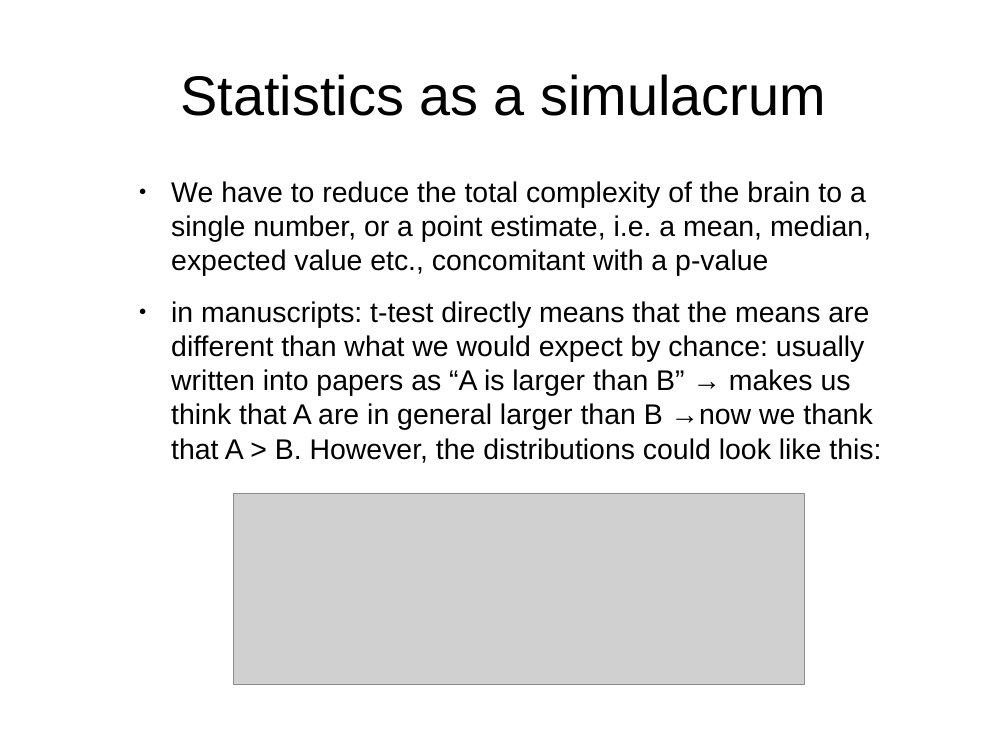
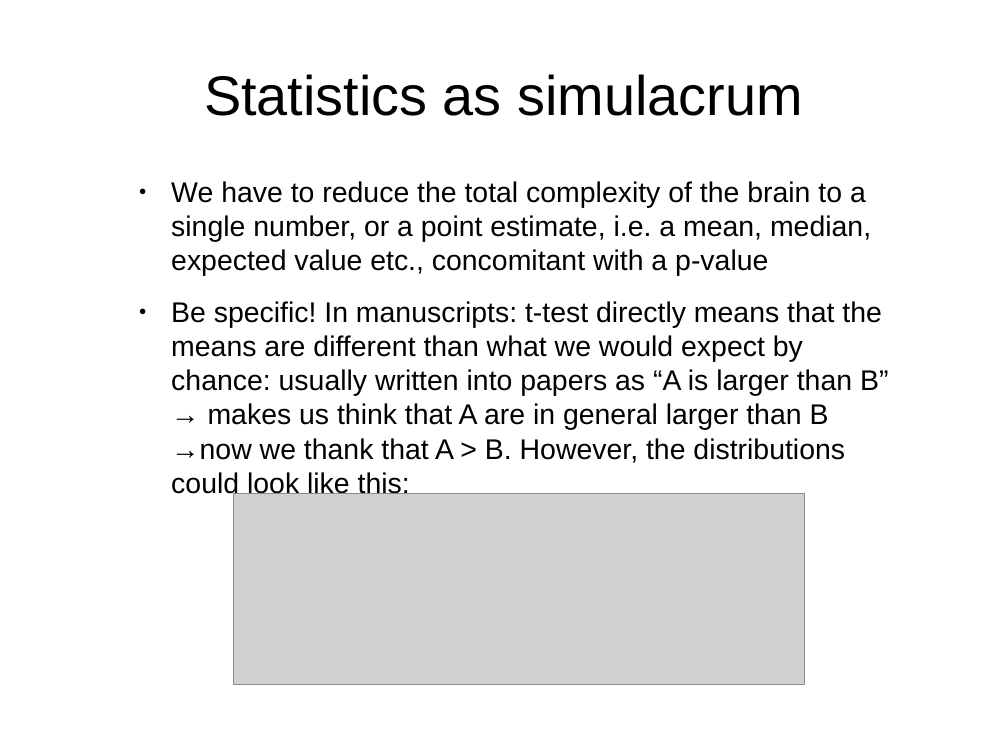
Before and after one commit to mfromano/micro-control, a slide deck: slide 13 of Schematics/figures_for_presentation_friday.odp (slide 8 before the commit). Drawn at 1008x756 pixels with LibreOffice and Linux fonts; fonts in the diff are those of the drawing; grey boxes stand for pictures. Boxes give left, top, right and bottom in pixels: in the first picture for what was removed or moved away, otherwise in the second. Text is boxed around its words. In the diff, an @@ line names an element or a change of style, - is before the commit and + after.

```diff
--- a/Schematics/figures_for_presentation_friday.odp
+++ b/Schematics/figures_for_presentation_friday.odp
@@ title at bbox=[204, 74, 803, 116]: text changed @@
-Statistics as a simulacrum
+Statistics as simulacrum
@@ text at bbox=[171, 301, 888, 498]: text changed @@
-● in manuscripts: t-test directly means that the means are different than what we would expect by chance: usually written into papers as “A is larger than B” → makes us think that A are in general larger than B →now we thank that A > B. However, the distributions could look like this:
+● Be specific! In manuscripts: t-test directly means that the means are different than what we would expect by chance: usually written into papers as “A is larger than B” → makes us think that A are in general larger than B →now we thank that A > B. However, the distributions could look like this:
```
Also in this commit, not shown: 4 other slides changed, 6 slides added, 1 slide removed, 4 other files.
